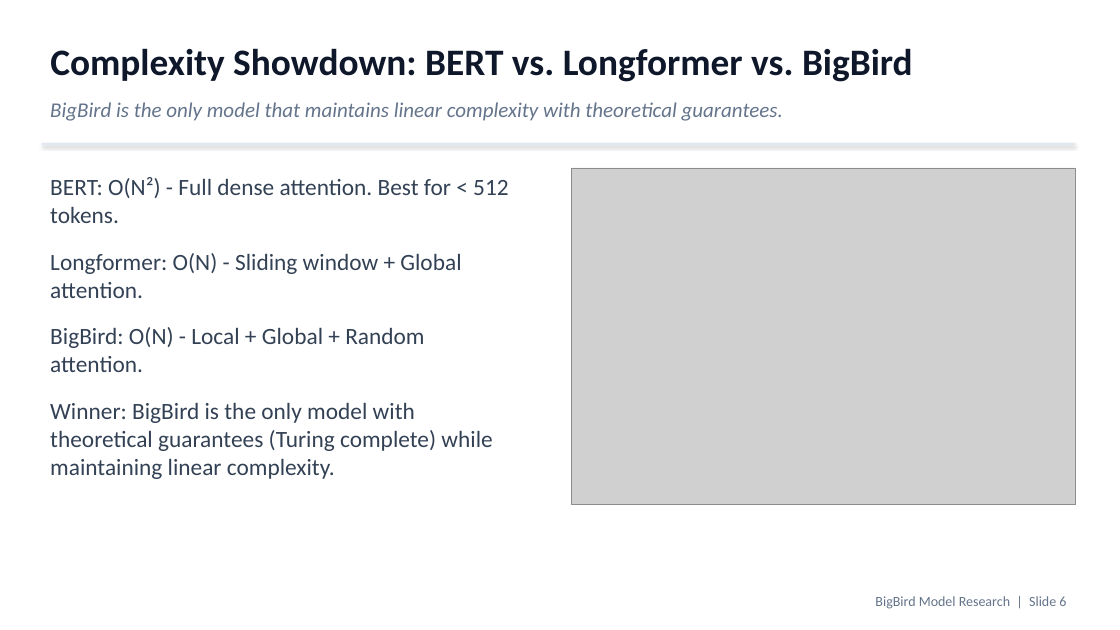
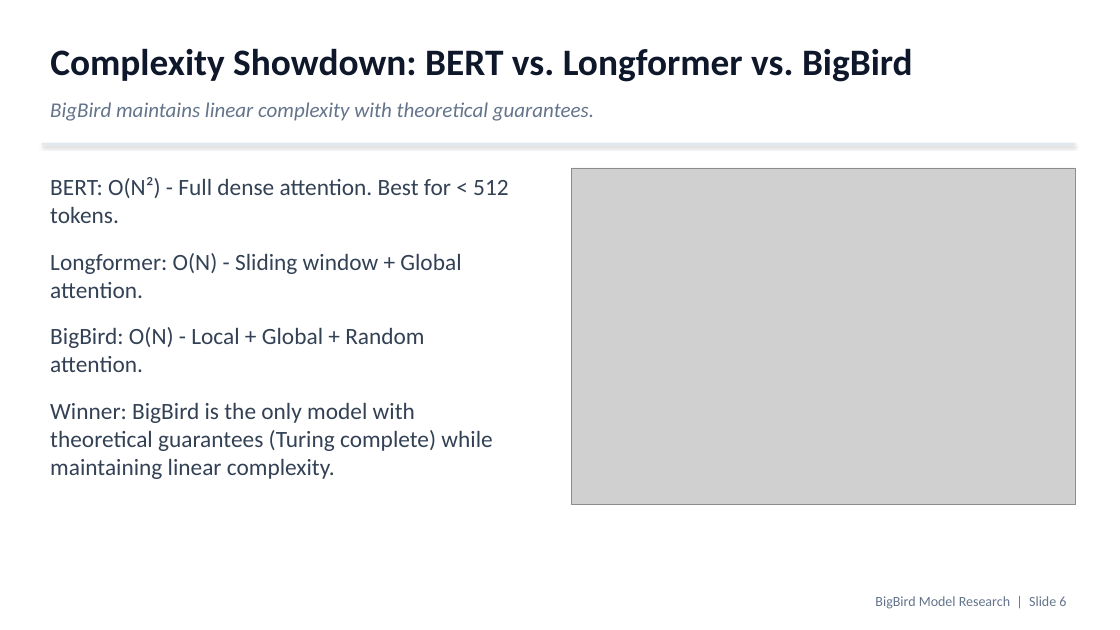
Before and after one commit to Cellula-NLP/Cellula_3week_RAG, a slide deck: slide 6 of task_0/BigBird_Research.pptx. Drawn at 1120x630 pixels with LibreOffice and Linux fonts; fonts in the diff are those of the drawing; grey boxes stand for pictures. Boxes give left, top, right and bottom in pixels: in the first picture for what was removed or moved away, otherwise in the second. Text is boxed around its words. In the diff, an @@ line names an element or a change of style, - is before the commit and + after.

```diff
--- a/task_0/BigBird_Research.pptx
+++ b/task_0/BigBird_Research.pptx
@@ text at bbox=[50, 102, 594, 121]: text changed @@
-BigBird is the only model that maintains linear complexity with theoretical guarantees.
+BigBird maintains linear complexity with theoretical guarantees.
```
Also in this commit, not shown: 2 other slides changed, 2 other files.
